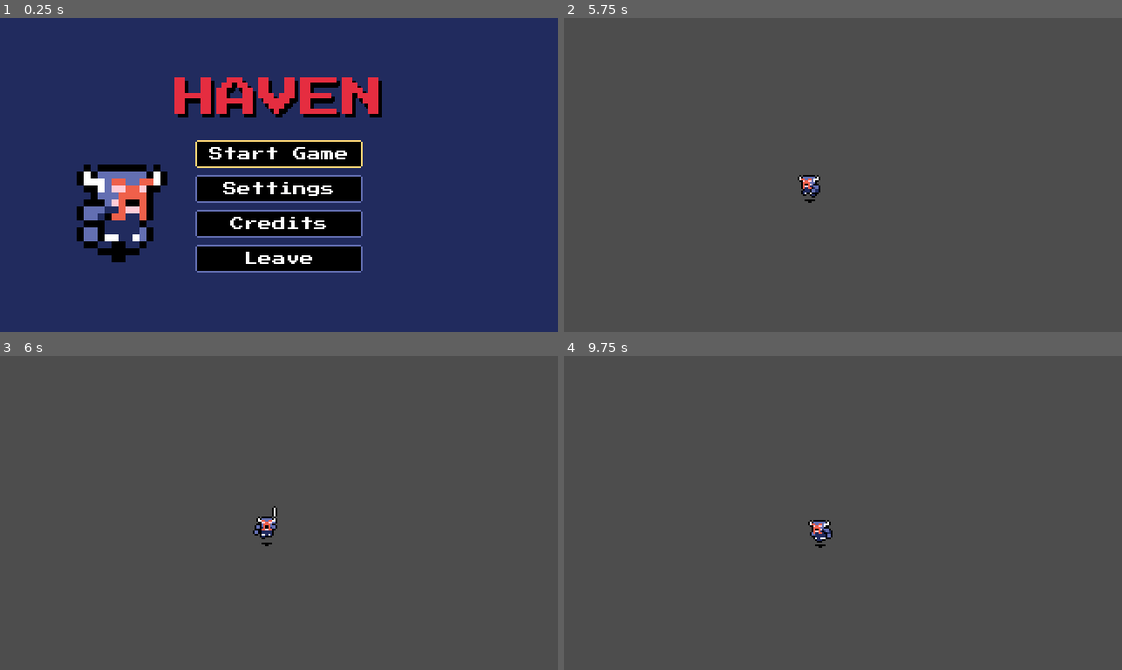
Above: before the commit, frames 1-4 (two rows, left to right).
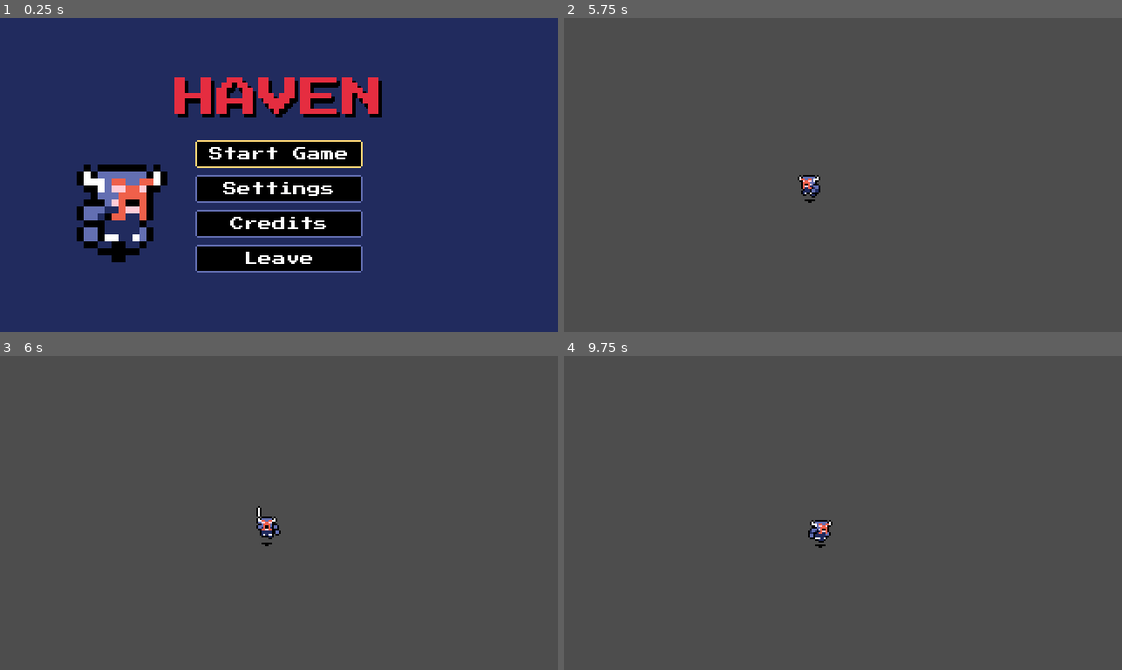
Above: after the commit, the same moments.

Repository: DaEpickid540/haven-2026
Game: Godot game, scene res://Scenes/main_menu.tscn
The game is run twice, just before and just after one commit, with the same random seed, the same clock (stepped at 60 frames per second) and the same inputs.
Inputs:
- Up to frame 1 (0.25 s): no input
- Up to frame 2 (5.75 s): click "Start Game" at 0.5 s; tap Enter at 1.25 s; hold Right (right) 1.28-2.03 s; tap J (attack) at 1.35, 2.85, 4.35 s; hold Down (down) 2.03-2.78 s; tap X (dash) at 2.1, 3.6, 5.1 s; hold Right (right) 2.78-3.53 s; hold Up (up) 3.53-4.28 s; hold Left (left) from 4.28 s (still down)
- Up to frame 3 (6 s): release Left (left) at 5.78 s; hold Down (down) from 5.78 s (still down); tap J (attack) at 5.85 s
- Up to frame 4 (9.75 s): release Down (down) at 6.53 s; hold Right (right) 6.53-7.28 s; tap X (dash) at 6.6, 8.1, 9.6 s; hold Up (up) 7.28-8.03 s; tap J (attack) at 7.35, 8.85 s; hold Right (right) 8.03-8.78 s; hold Down (down) 8.78-9.53 s; hold Left (left) from 9.53 s (still down)

Frames 1-2 are identical in both runs. In frame 3, 0.2% of the frame differs, in the area x 45-51%, y 47-59%; in frame 4, 0.2%, in the area x 43-49%, y 52-60%.

Commit message:
Update player.tscn

Diff:
--- a/Scenes/player.tscn
+++ b/Scenes/player.tscn
@@ -489,6 +489,7 @@
 
 [node name="AnimationTree" type="AnimationTree" parent="." unique_id=298149144]
 root_node = NodePath("../Sprite2D")
+callback_mode_discrete = 1
 tree_root = SubResource("AnimationNodeBlendTree_0wjns")
 advance_expression_base_node = NodePath("..")
 anim_player = NodePath("../AnimationPlayer")
